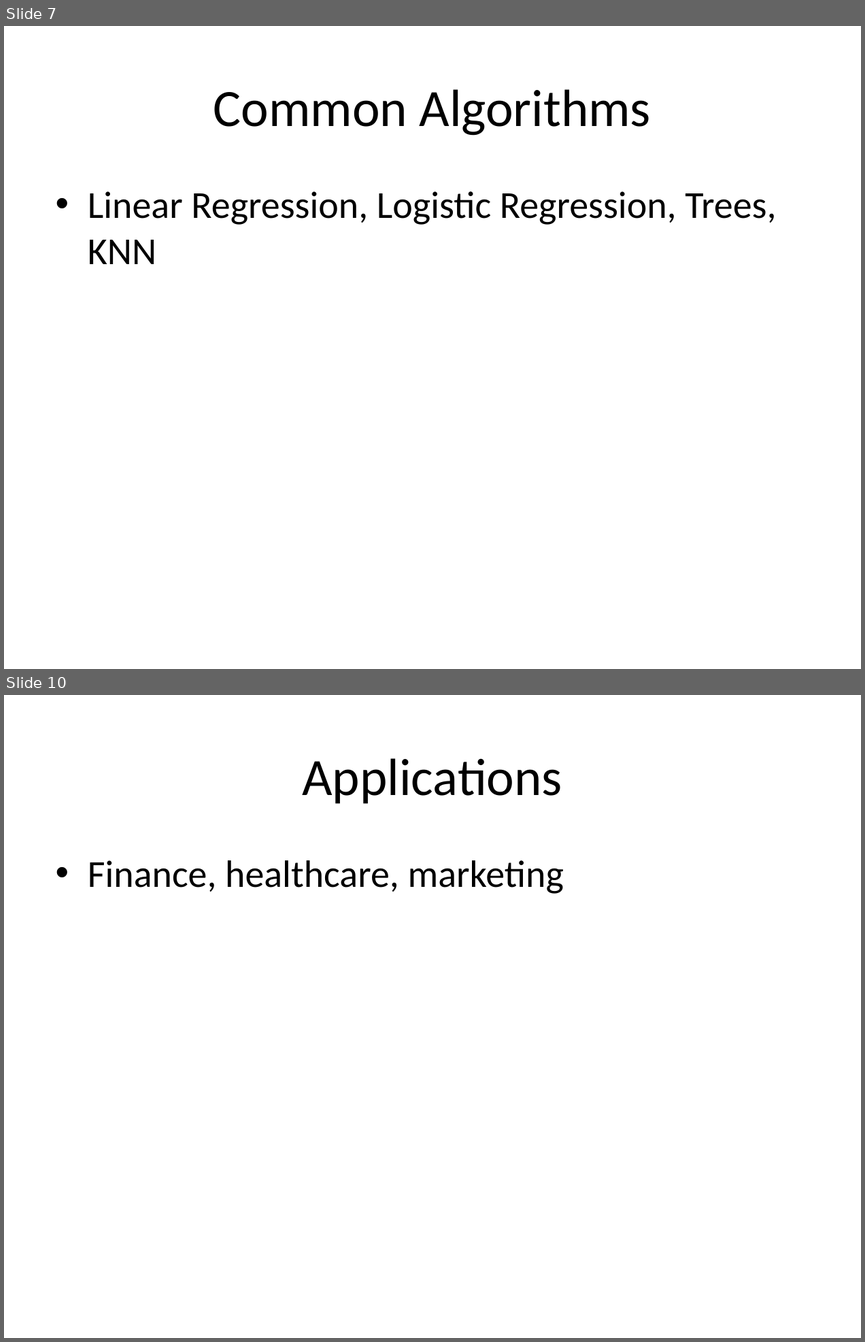
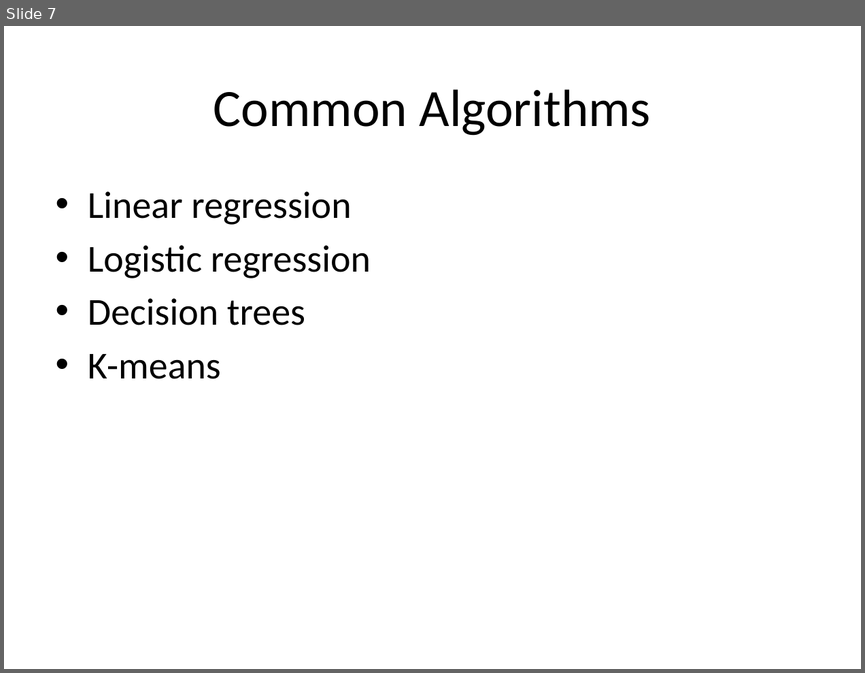
Before and after one commit to mohammadarmaankhan1-boop/my_project, a slide deck: ml_fundamentals.pptx. Shown one above the other, each under a label of ours: slides 7 and 10 before the commit, slide 7 after it; the slides between them are not shown. The pictures are 865x1342 and 865x673 pixels, drawn with LibreOffice and Linux fonts; fonts in the diff are those of the drawing. Boxes give left, top, right and bottom in pixels: in the first picture for what was removed or moved away, otherwise in the second. Text is boxed around its words. In the diff, an @@ line names an element or a change of style, - is before the commit and + after.

```diff
--- a/ml_fundamentals.pptx
+++ b/ml_fundamentals.pptx
@@ slide 10 removed at [4, 695, 861, 1338], background #FFFFFF @@
@@ title removed at [302, 758, 562, 804] @@
-Applications
@@ text removed at [88, 860, 564, 894] @@
-• Finance, healthcare, marketing
@@ slide 7 changed as well @@
@@ text at [88, 191, 371, 379]: text changed @@
-• Linear Regression, Logistic Regression, Trees, KNN
+• Linear regression
+• Logistic regression
+• Decision trees
+• K-means
```
Also in this commit, not shown: 7 other slides changed, 2 slides added, 1 other slide removed.
